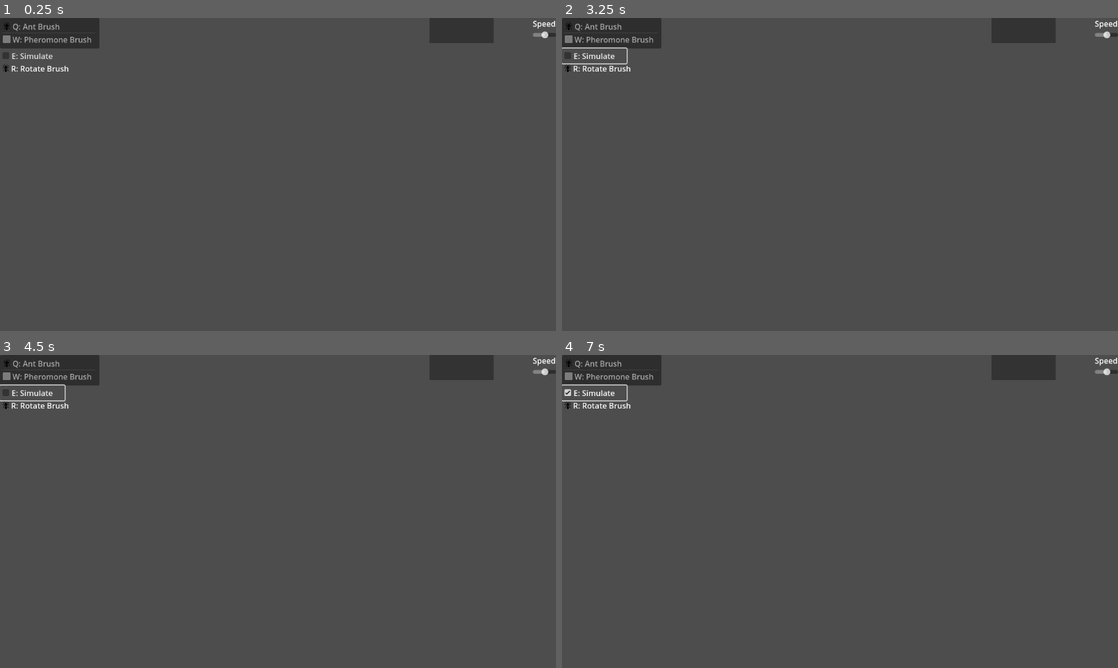
Above: before the commit, frames 1-4 (two rows, left to right).
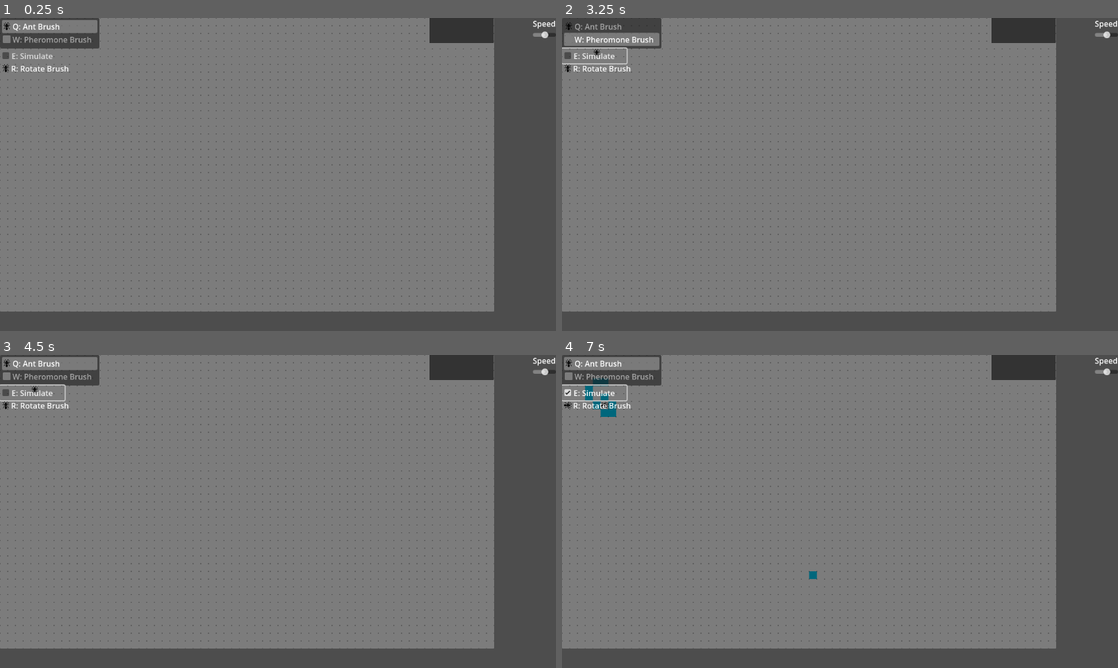
Above: after the commit, the same moments.

Repository: JarWarren/Ant
Game: Godot game, scene res://tile_map.tscn
Same seed, same stepped clock (60 frames per second), same inputs: the game is played once before the commit and once after it.
Inputs (mouse positions are in pixels of both pictures, inside the frame that each line leads up to):
- Up to frame 1 (0.25 s): no input
- Up to frame 2 (3.25 s): click "E: Simulate" at 0.5 s; click "E: Simulate" at 1.25 s; click "E: Simulate" at 2 s; tap Enter at 2.75 s; move the mouse to (962, 158) at 2.77 s; tap Q (ant) at 2.85 s; tap W (tile) at 3.05 s
- Up to frame 3 (4.5 s): tap Space at 3.5 s; move the mouse to (166, 527) at 3.52 s; tap W (tile) at 3.6 s; tap Q (ant) at 3.8, 4.35 s; tap Enter at 4.25 s; move the mouse to (333, 442) at 4.27 s
- Up to frame 4 (7 s): tap W (tile) at 4.55, 6.05 s; tap Space at 5, 6.5 s; move the mouse to (812, 574) at 5.02 s; click (812, 574) at 5.1 s; tap Q (ant) at 5.3, 6.8 s; tap Enter at 5.75 s; move the mouse to (1006, 558) at 5.77 s; tap R (rotate) at 5.85 s; move the mouse to (673, 464) at 6.52 s; tap E (simulate) at 6.6 s

The runs differ from the first frame. In frame 1, 80% of the frame differs, in the area x 0-89%, y 0-94%; in frame 2, 80%; in frame 3, 80%; in frame 4, 80%.
Error before the commit: Parse Error: Cannot find member "TILE" in base "tile_map.gd.BRUSH". (res://tile_map.gd:51)

Commit message:
resolve collisions

Diff:
--- a/tile_map.gd
+++ b/tile_map.gd
@@ -48,7 +48,7 @@
 		brush = BRUSH.ANT
 		brushes.select(brush)
 	if Input.is_action_just_pressed("tile"):
-		brush = BRUSH.TILE
+		brush = BRUSH.PHEROMONE
 		brushes.select(brush)
 	if Input.is_action_just_pressed("simulate"):
 		is_simulating = !is_simulating
@@ -67,16 +67,17 @@
 			ROTATION.LEFT:
 				rotation_texture.texture = load("res://left.PNG")
 	if is_simulating:
-		time -= 1
-		if time <= 0:
-			time = speed_slider.value
-			for i in range(ants.size() - 1):
-				_move_ant(i)
-			if ants.size() == 1:
-				_move_ant(0)
+		# time -= 1
+		# if time <= 0:
+			# time = speed_slider.value
+		for i in range(ants.size() - 1):
+			_move_ant(i)
+		if ants.size() == 1:
+			_move_ant(0)
 
 
 func _move_ant(index: int):
+	if index >= ants.size(): return
 	var ant = ants[index]
 	var ant_rotation = rotations[index]
 	_set_tile(ant, 1 - get_cell_source_id(0, ant, false))
